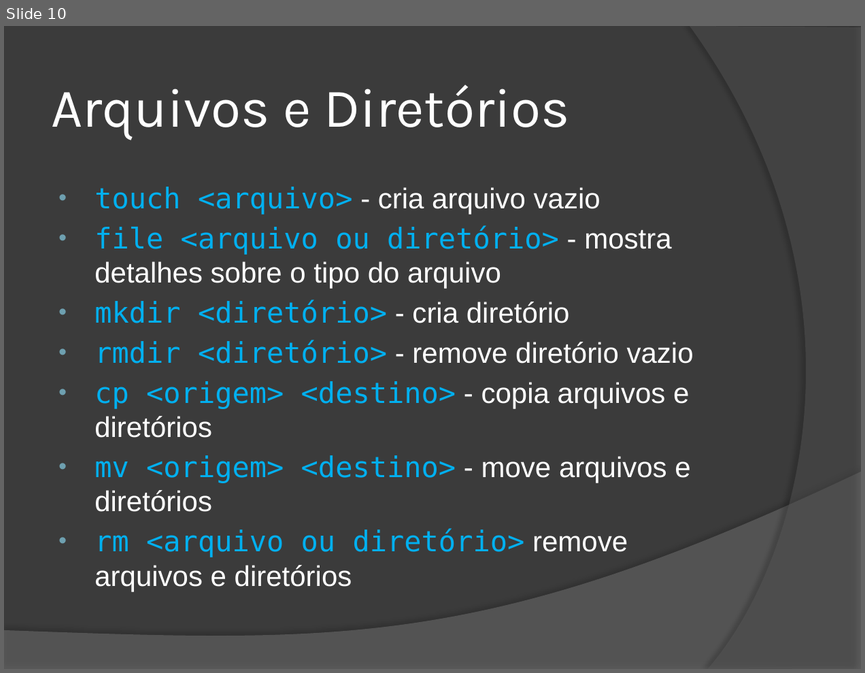
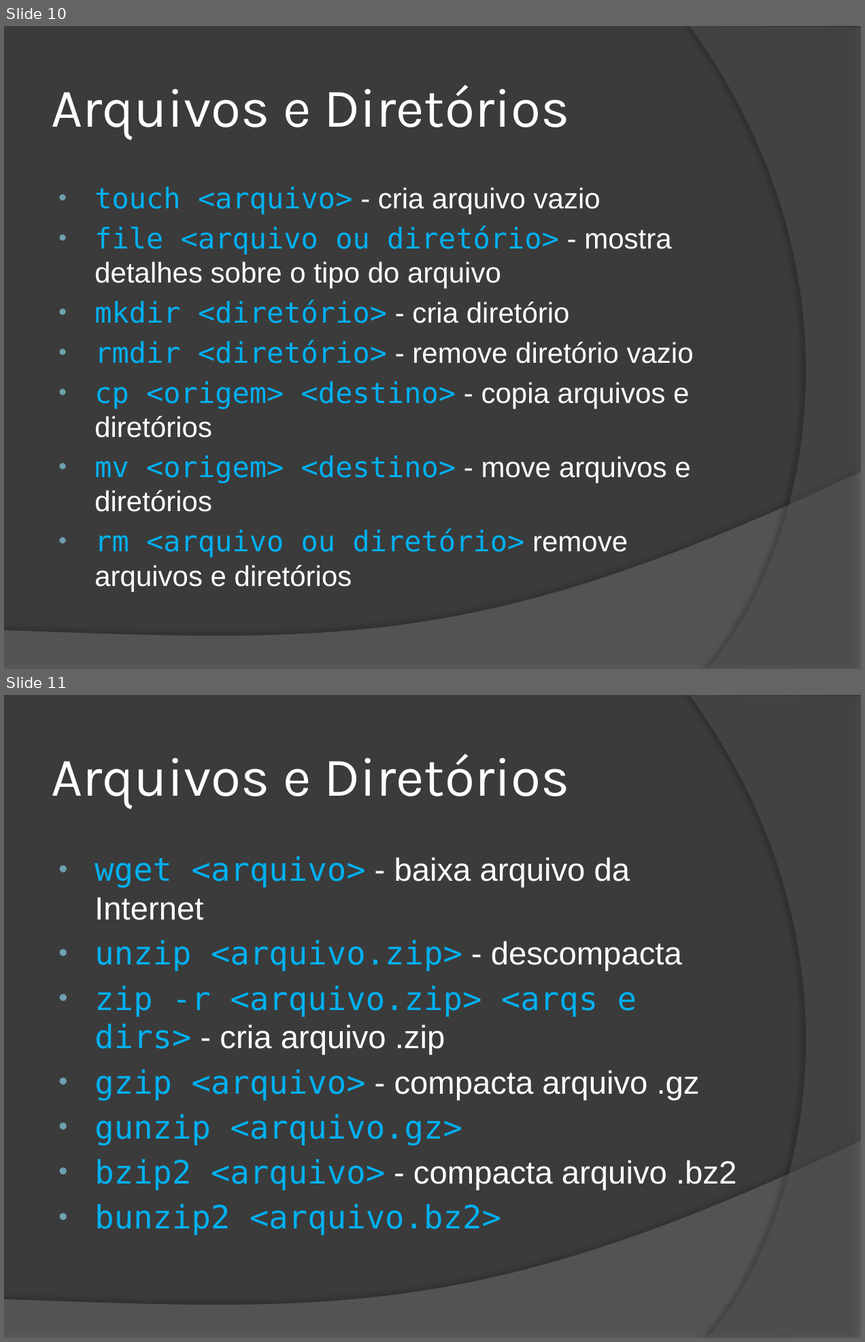
Before and after one commit to wind39/wind39.github.io, a slide deck: oficinas/oficina1capitulo3.pptx. Shown one above the other, each under a label of ours: slide 10 before the commit, slides 10 and 11 after it. The pictures are 865x673 and 865x1342 pixels, drawn with LibreOffice and Linux fonts; fonts in the diff are those of the drawing. Boxes give left, top, right and bottom in pixels: in the first picture for what was removed or moved away, otherwise in the second. Text is boxed around its words. In the diff, an @@ line names an element or a change of style, - is before the commit and + after.

```diff
--- a/oficinas/oficina1capitulo3.pptx
+++ b/oficinas/oficina1capitulo3.pptx
@@ slide 11 added at (x1=4, y1=695, x2=861, y2=1338), background #3B3B3B; not listed: 2 template elements that a slide beside it also shows @@
@@ title added at (x1=51, y1=753, x2=569, y2=809), 46 pt, text #FFFFFF @@
+Arquivos e Diretórios
@@ text added at (x1=94, y1=856, x2=736, y2=1235), 27 pt, text #00B0F0 @@
+• wget <arquivo> - baixa arquivo da Internet
+• unzip <arquivo.zip> - descompacta
+• zip -r <arquivo.zip> <arqs e dirs> - cria arquivo .zip
+• gzip <arquivo> - compacta arquivo .gz
+• gunzip <arquivo.gz>
+• bzip2 <arquivo> - compacta arquivo .bz2
+• bunzip2 <arquivo.bz2>
```
Also in this commit, not shown: 1 slide changed, 1 other slide added, 19 other files.
